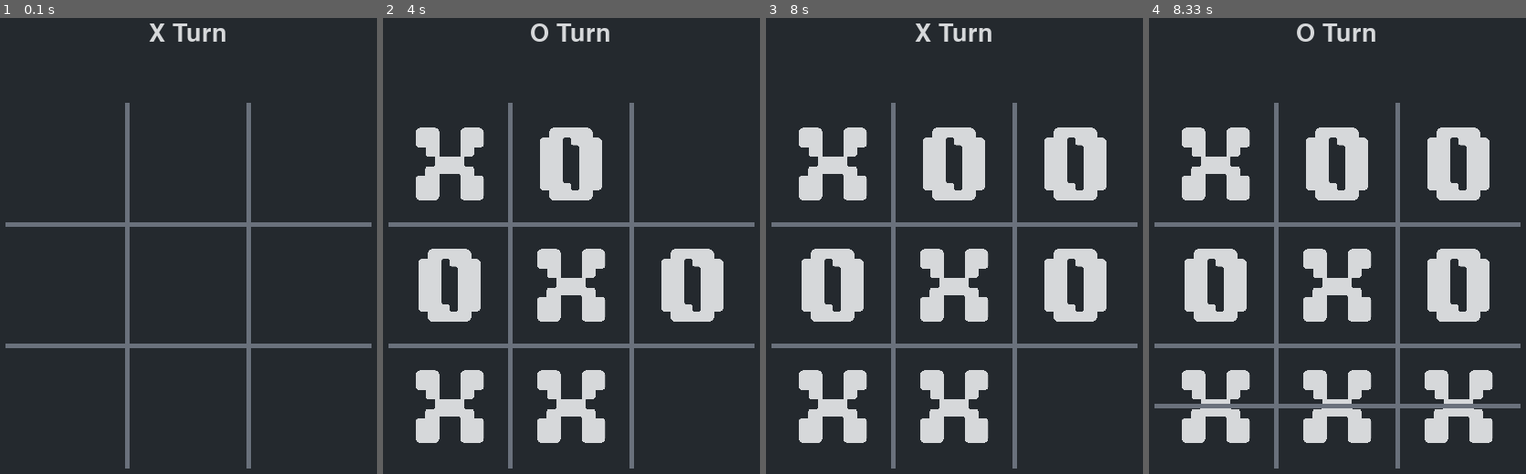
Above: before the commit, frames 1-4 (left to right).
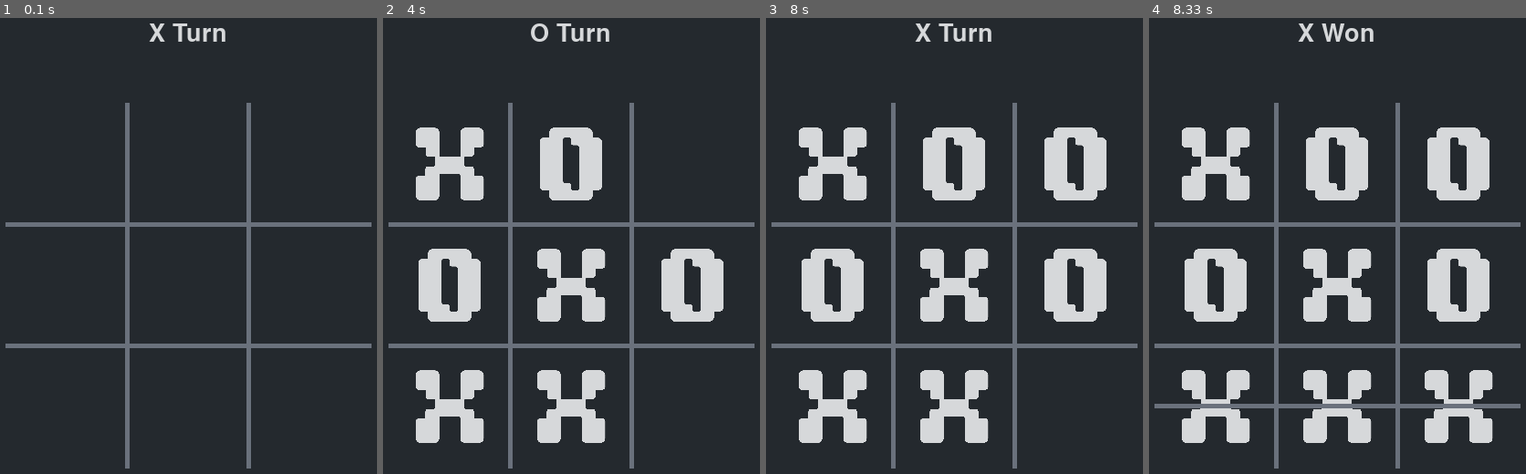
Above: after the commit, the same moments.

Repository: cwrlcarl/pygame-mini-games
Game: pygame game, started from tic-tac-toe/src/main.py
Two runs of this game, one before a commit and one after it. Both use one fixed random seed, a clock stepped at 60 frames per second and the inputs below.
Inputs (mouse positions are in pixels of both pictures, inside the frame that each line leads up to):
- Up to frame 1 (0.1 s): no input
- Up to frame 2 (4 s): click (571, 287) at 0.38 s; click (439, 291) at 0.72 s; click (401, 191) at 1.05 s; click (635, 341) at 1.38 s; click (545, 451) at 2.22 s; click (552, 177) at 2.55 s; click (394, 346) at 3.88 s
- Up to frame 3 (8 s): click (1071, 173) at 4.22 s
- Up to frame 4 (8.33 s): click (1507, 437) at 8.05 s

Frames 1-3 are identical in both runs. In frame 4, 0.4% of the frame differs, in the area x 39-61%, y 1-6%.

Commit message:
Add score tracker and display winner on screen

Diff:
--- a/tic-tac-toe/src/game.py
+++ b/tic-tac-toe/src/game.py
@@ -13,6 +13,8 @@
         self.o_img = pygame.transform.scale(pygame.image.load(O_IMG), (CELL_SIZE, CELL_SIZE))
         self.winner = None
         self.line = None
+        self.x_score = 0
+        self.o_score = 0
         self.tictactoe = TicTacToe()
 
     def draw_grid(self):
@@ -41,34 +43,36 @@
                     self.screen, LINE_COLOR,
                     (MARGIN, GRID_TOP + line_index * CELL_SIZE + CELL_SIZE // 2),
                     (MARGIN + PANEL_SIZE, GRID_TOP + line_index * CELL_SIZE + CELL_SIZE // 2),
-                    LINE_WIDTH
-                )
+                    LINE_WIDTH)
             elif line_type == 'col':
                 pygame.draw.line(
                     self.screen, LINE_COLOR,
                     (MARGIN + line_index * CELL_SIZE + CELL_SIZE // 2, GRID_TOP),
                     (MARGIN + line_index * CELL_SIZE + CELL_SIZE // 2, GRID_TOP + PANEL_SIZE),
-                    LINE_WIDTH
-                )
+                    LINE_WIDTH)
             elif line_type == 'diag' and line_index == 0:
                 pygame.draw.line(
                     self.screen, LINE_COLOR,
                     (MARGIN + CELL_SIZE // 2, GRID_TOP + CELL_SIZE // 2),
                     (MARGIN + PANEL_SIZE - CELL_SIZE // 2, GRID_TOP + PANEL_SIZE - CELL_SIZE // 2),
-                    LINE_WIDTH
-                )
+                    LINE_WIDTH)
             elif line_type == 'diag' and line_index == 1:
                 pygame.draw.line(
                     self.screen, LINE_COLOR,
                     (MARGIN + PANEL_SIZE - CELL_SIZE // 2, GRID_TOP + CELL_SIZE // 2),
                     (MARGIN + CELL_SIZE // 2, GRID_TOP + PANEL_SIZE - CELL_SIZE // 2),
-                    LINE_WIDTH
-                )
+                    LINE_WIDTH)
 
     def render_turn_text(self):
-        turn_text = TEXT_FONT.render(f'{self.tictactoe.get_turn()} Turn', True, TEXT_COLOR)
-        self.screen.blit(turn_text, ((SCREEN_WIDTH - turn_text.get_width()) // 2,
-                                (GRID_TOP - turn_text.get_height()) // 2))
+        if self.winner:
+            turn_text = TEXT_FONT.render(f'{self.winner.upper()} Won', True, TEXT_COLOR)
+        else:
+            turn_text = TEXT_FONT.render(f'{self.tictactoe.get_turn()} Turn', True, TEXT_COLOR)
+
+        self.screen.blit(
+            turn_text,
+            ((SCREEN_WIDTH - turn_text.get_width()) // 2,
+            (GRID_TOP - turn_text.get_height()) // 2))
 
     def draw(self):
         self.screen.fill(BG_COLOR)
@@ -84,15 +88,23 @@
                 self.running = False
 
             if event.type == pygame.MOUSEBUTTONDOWN:
+                if self.winner: return
+
                 if event.button == 1:
                     x, y = event.pos
                     row, col = (y - GRID_TOP) // CELL_SIZE, (x - MARGIN) // CELL_SIZE
                     if 0 <= row < ROWS and 0 <= col < COLS:
                         self.tictactoe.handle_click(row, col)
                         winner, line = self.tictactoe.check_winner()
-                        if winner:
+                        if winner and not self.winner:
                             self.winner = winner
                             self.line = line
+                            if winner == 'x':
+                                self.x_score += 1
+                                print(f'{winner.upper()}: {self.x_score}')
+                            else:
+                                self.o_score += 1
+                                print(f'{winner.upper()}: {self.o_score}')
 
     def run(self):
         while self.running:
